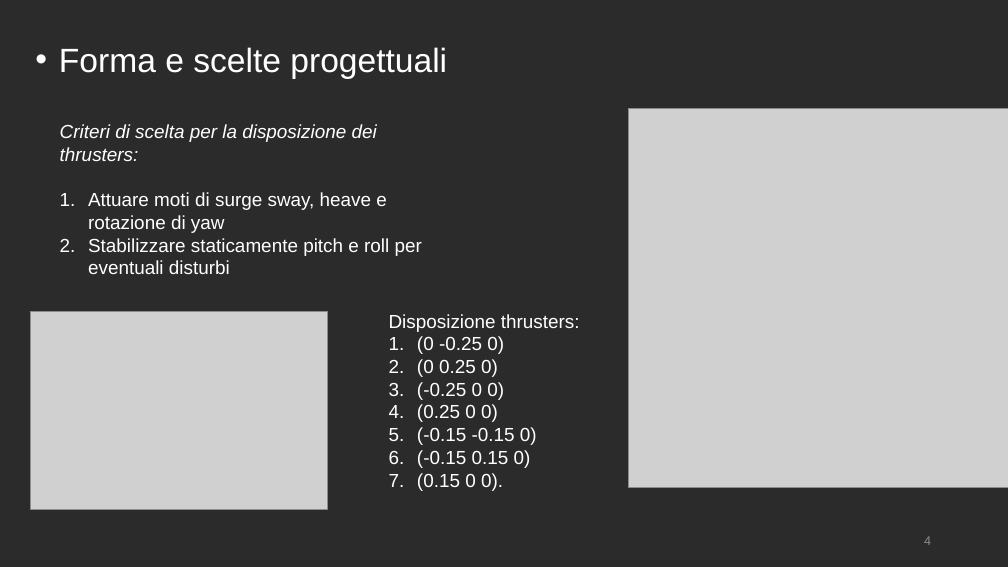
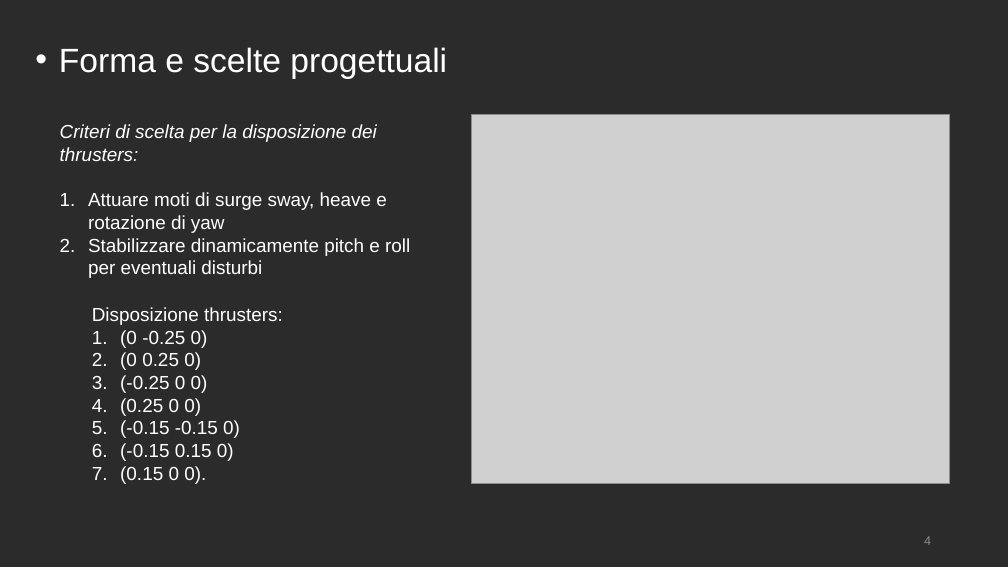
Before and after one commit to polifab/Subacquei_modello, a slide deck: slide 4 of presentazione.pptx. Drawn at 1008x567 pixels with LibreOffice and Linux fonts; fonts in the diff are those of the drawing; grey boxes stand for pictures; background and template pictures are left out; a plain dark background stands for a picture behind light text. Boxes give left, top, right and bottom in pixels: in the first picture for what was removed or moved away, otherwise in the second. Text is boxed around its words. In the diff, an @@ line names an element or a change of style, - is before the commit and + after.

```diff
--- a/presentazione.pptx
+++ b/presentazione.pptx
@@ picture: place and size @@
-picture at [628,109,1008,487]
+picture at [471,114,950,484]
@@ text at [88,238,410,278]: text changed @@
-2. Stabilizzare staticamente pitch e roll per eventuali disturbi
+2. Stabilizzare dinamicamente pitch e roll per eventuali disturbi
@@ text "Disposizione thrusters:": place and size @@
-text "Disposizione thrusters:" at [389,314,580,491]
+text "Disposizione thrusters:" at [92,307,283,484]
@@ picture removed at [31,312,328,509] @@
```
Also in this commit, not shown: 9 other slides changed, 1 slide added.
